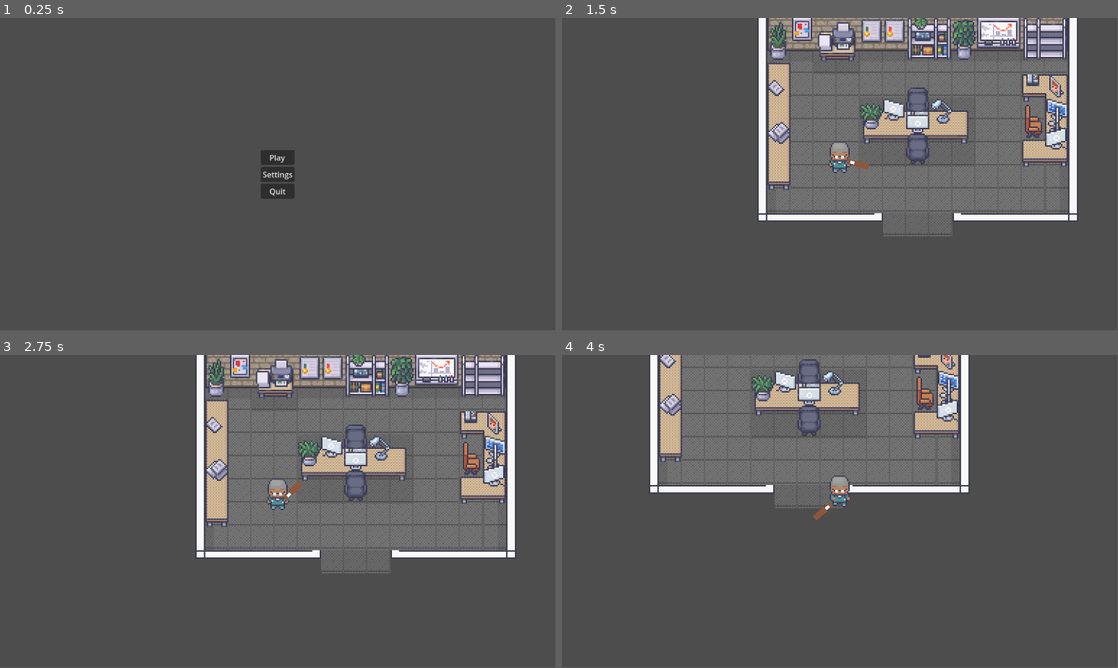
Above: before the commit, frames 1-4 (two rows, left to right).
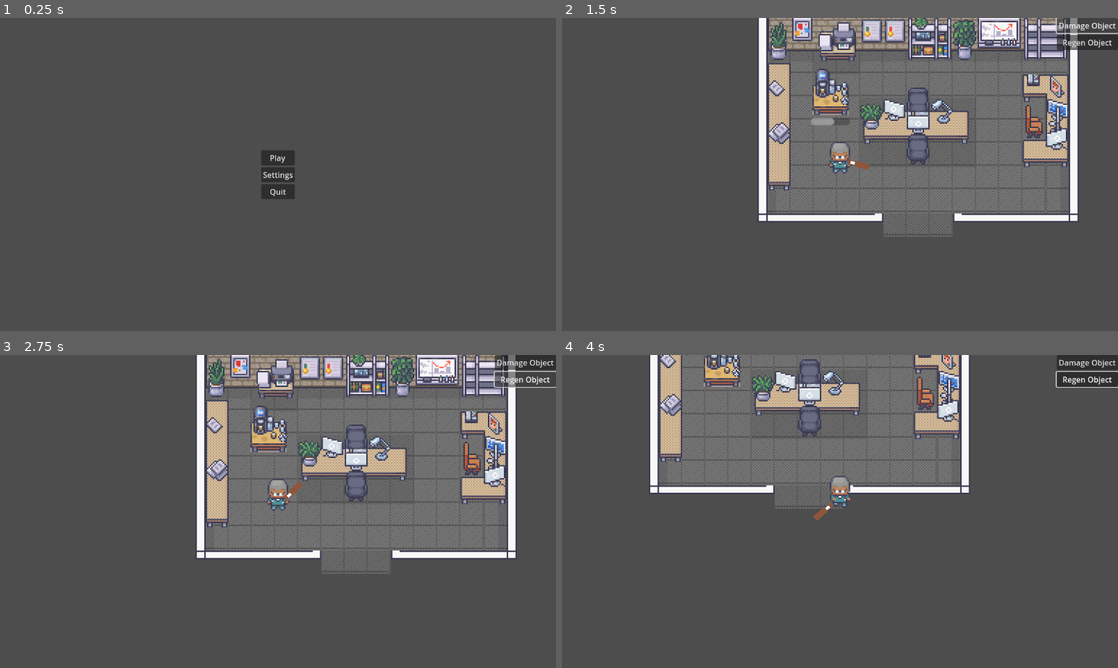
Above: after the commit, the same moments.

Repository: Towafius/AdroitGameJam
Game: Godot game, scene res://Scenes/Menu/MainMenu.tscn
The game is run twice, just before and just after one commit, with the same random seed, the same clock (stepped at 60 frames per second) and the same inputs.
Inputs (mouse positions are in pixels of both pictures, inside the frame that each line leads up to):
- Up to frame 1 (0.25 s): no input
- Up to frame 2 (1.5 s): click "Play" at 0.5 s; click (1084, 24) at 1.25 s, where only the run after the commit has a clickable "Damage Object"
- Up to frame 3 (2.75 s): click (522, 380) at 2 s, where only the run after the commit has a clickable "Regen Object"
- Up to frame 4 (4 s): move the mouse to (962, 495) at 2.77 s; press the mouse at (962, 495) at 2.78 s; hold D (move_right) 2.78-3.53 s; move the mouse to (728, 527) at 3.52 s; release the mouse at (728, 527) at 3.53 s; hold S (move_down) from 3.53 s (still down); click (728, 527) at 3.6 s
In our replay, the window is 799x449 before the commit and 800x450 after it. These sizes can differ from the game's own. Grey fills any space a smaller window leaves; there, only what the larger window draws over its background counts as a difference.

The runs differ from the first frame. In frame 1, 0.1% of the frame differs, in the area x 47-53%, y 43-57%; in frame 2, 5.0%, in the area x 35-100%, y 0-66%; in frame 3, 4.8%; in frame 4, 3.0%.

Commit message:
Weapon Stuff

Diff:
--- a/adriotgamejam2025/Scenes/Levels/TestWorld.tscn
+++ b/adriotgamejam2025/Scenes/Levels/TestWorld.tscn
@@ -1,7 +1,8 @@
-[gd_scene load_steps=3 format=4 uid="uid://bk18rhb6tyoa7"]
+[gd_scene load_steps=4 format=4 uid="uid://bk18rhb6tyoa7"]
 
 [ext_resource type="PackedScene" uid="uid://beiqmv6x223mi" path="res://Scenes/Player/player.tscn" id="1_nw68e"]
 [ext_resource type="TileSet" uid="uid://cqgnw2rd2kdmo" path="res://Art/TileSets/OfficeTileMap.tres" id="2_sr1yi"]
+[ext_resource type="PackedScene" uid="uid://jjhle048n1ei" path="res://Scenes/Objects/BreakableObject.tscn" id="3_w6hgi"]
 
 [node name="TestWorld" type="Node2D"]
 y_sort_enabled = true
@@ -32,3 +33,6 @@
 [node name="over over furniture" type="TileMapLayer" parent="."]
 tile_map_data = PackedByteArray("AAAHAAUAAQABAAgAAAAHAAYAAQABAAkAAAABAAAAAQAGAAwAAAABAAEAAQAGAA0AAAABAAIAAQAGAA4AAAA=")
 tile_set = ExtResource("2_sr1yi")
+
+[node name="BreakableObject" parent="." instance=ExtResource("3_w6hgi")]
+position = Vector2(59, 61)
--- a/adriotgamejam2025/Scenes/Objects/BreakableObject.tscn
+++ b/adriotgamejam2025/Scenes/Objects/BreakableObject.tscn
@@ -26,6 +26,8 @@
 height = 25.0
 
 [node name="BreakableObject" type="StaticBody2D"]
+collision_layer = 5
+collision_mask = 4
 script = ExtResource("1_6bgdp")
 
 [node name="UnbrokenSprite" type="Sprite2D" parent="."]
--- /dev/null
+++ b/adriotgamejam2025/Scenes/Player/attack_cast.gd
@@ -0,0 +1,11 @@
+extends RayCast2D
+
+func deal_damage() -> void:
+	if not is_colliding():
+		return
+	var collider = self.get_collider()
+	add_exception(self.get_collider())
+	if collider is BreakableObject:
+		collider.take_damage(50)
+		print(collider)
+	print("adding exception")
--- a/adriotgamejam2025/Scenes/Player/player.tscn
+++ b/adriotgamejam2025/Scenes/Player/player.tscn
@@ -1,10 +1,61 @@
-[gd_scene load_steps=20 format=3 uid="uid://beiqmv6x223mi"]
+[gd_scene load_steps=21 format=3 uid="uid://beiqmv6x223mi"]
 
 [ext_resource type="Script" uid="uid://co4mhxtf1ubni" path="res://Scenes/Player/player.gd" id="1_a3d8c"]
 [ext_resource type="Texture2D" uid="uid://t0c8wxdohox4" path="res://Assets/moderninteriors-win/16x16/Premade_Character_14.png" id="2_mtuoh"]
 [ext_resource type="Script" uid="uid://dgbgdpglom8q6" path="res://Scenes/Player/weapon.gd" id="3_mtuoh"]
 [ext_resource type="Texture2D" uid="uid://383pqc2hpso0" path="res://Art/bat.png" id="4_htcer"]
 
+[sub_resource type="Animation" id="Animation_htcer"]
+length = 0.001
+tracks/0/type = "value"
+tracks/0/imported = false
+tracks/0/enabled = true
+tracks/0/path = NodePath("PlayerSprite:frame")
+tracks/0/interp = 1
+tracks/0/loop_wrap = true
+tracks/0/keys = {
+"times": PackedFloat32Array(0),
+"transitions": PackedFloat32Array(1),
+"update": 1,
+"values": [0]
+}
+
+[sub_resource type="Animation" id="Animation_jlvik"]
+resource_name = "idle_down"
+length = 1.2
+loop_mode = 1
+step = 0.2
+tracks/0/type = "value"
+tracks/0/imported = false
+tracks/0/enabled = true
+tracks/0/path = NodePath("PlayerSprite:frame")
+tracks/0/interp = 1
+tracks/0/loop_wrap = true
+tracks/0/keys = {
+"times": PackedFloat32Array(0.01, 0.2, 0.4, 0.6, 0.8, 1),
+"transitions": PackedFloat32Array(1, 1, 1, 1, 1, 1),
+"update": 1,
+"values": [74, 75, 76, 77, 78, 79]
+}
+
+[sub_resource type="Animation" id="Animation_0u5uq"]
+resource_name = "idle_left"
+length = 1.2
+loop_mode = 1
+step = 0.2
+tracks/0/type = "value"
+tracks/0/imported = false
+tracks/0/enabled = true
+tracks/0/path = NodePath("PlayerSprite:frame")
+tracks/0/interp = 1
+tracks/0/loop_wrap = true
+tracks/0/keys = {
+"times": PackedFloat32Array(0.01, 0.2, 0.4, 0.6, 0.8, 1),
+"transitions": PackedFloat32Array(1, 1, 1, 1, 1, 1),
+"update": 1,
+"values": [68, 69, 70, 71, 72, 73]
+}
+
 [sub_resource type="Animation" id="Animation_mtuoh"]
 resource_name = "idle_right"
 length = 1.2
@@ -23,21 +74,6 @@
 "values": [56, 57, 58, 59, 60, 61]
 }
 
-[sub_resource type="Animation" id="Animation_htcer"]
-length = 0.001
-tracks/0/type = "value"
-tracks/0/imported = false
-tracks/0/enabled = true
-tracks/0/path = NodePath("PlayerSprite:frame")
-tracks/0/interp = 1
-tracks/0/loop_wrap = true
-tracks/0/keys = {
-"times": PackedFloat32Array(0),
-"transitions": PackedFloat32Array(1),
-"update": 1,
-"values": [0]
-}
-
 [sub_resource type="Animation" id="Animation_dd0ac"]
 resource_name = "idle_up"
 length = 1.2
@@ -56,40 +92,40 @@
 "values": [62, 63, 64, 65, 66, 67]
 }
 
-[sub_resource type="Animation" id="Animation_0u5uq"]
-resource_name = "idle_left"
-length = 1.2
-loop_mode = 1
-step = 0.2
-tracks/0/type = "value"
-tracks/0/imported = false
-tracks/0/enabled = true
-tracks/0/path = NodePath("PlayerSprite:frame")
-tracks/0/interp = 1
-tracks/0/loop_wrap = true
-tracks/0/keys = {
-"times": PackedFloat32Array(0.01, 0.2, 0.4, 0.6, 0.8, 1),
-"transitions": PackedFloat32Array(1, 1, 1, 1, 1, 1),
-"update": 1,
-"values": [68, 69, 70, 71, 72, 73]
-}
-
-[sub_resource type="Animation" id="Animation_jlvik"]
-resource_name = "idle_down"
-length = 1.2
-loop_mode = 1
-step = 0.2
-tracks/0/type = "value"
-tracks/0/imported = false
-tracks/0/enabled = true
-tracks/0/path = NodePath("PlayerSprite:frame")
-tracks/0/interp = 1
-tracks/0/loop_wrap = true
-tracks/0/keys = {
-"times": PackedFloat32Array(0.01, 0.2, 0.4, 0.6, 0.8, 1),
-"transitions": PackedFloat32Array(1, 1, 1, 1, 1, 1),
-"update": 1,
-"values": [74, 75, 76, 77, 78, 79]
+[sub_resource type="Animation" id="Animation_oikmp"]
+resource_name = "walk_down"
+length = 1.2
+loop_mode = 1
+step = 0.2
+tracks/0/type = "value"
+tracks/0/imported = false
+tracks/0/enabled = true
+tracks/0/path = NodePath("PlayerSprite:frame")
+tracks/0/interp = 1
+tracks/0/loop_wrap = true
+tracks/0/keys = {
+"times": PackedFloat32Array(0, 0.2, 0.4, 0.6, 0.8, 1),
+"transitions": PackedFloat32Array(1, 1, 1, 1, 1, 1),
+"update": 1,
+"values": [130, 131, 132, 133, 134, 135]
+}
+
+[sub_resource type="Animation" id="Animation_74mp2"]
+resource_name = "walk_left"
+length = 1.2
+loop_mode = 1
+step = 0.2
+tracks/0/type = "value"
+tracks/0/imported = false
+tracks/0/enabled = true
+tracks/0/path = NodePath("PlayerSprite:frame")
+tracks/0/interp = 1
+tracks/0/loop_wrap = true
+tracks/0/keys = {
+"times": PackedFloat32Array(0, 0.2, 0.4, 0.6, 0.8, 1),
+"transitions": PackedFloat32Array(1, 1, 1, 1, 1, 1),
+"update": 1,
+"values": [124, 125, 126, 127, 128, 129]
 }
 
 [sub_resource type="Animation" id="Animation_gk6dx"]
@@ -126,42 +162,6 @@
 "transitions": PackedFloat32Array(1, 1, 1, 1, 1, 1),
 "update": 1,
 "values": [118, 119, 120, 121, 122, 123]
-}
-
-[sub_resource type="Animation" id="Animation_74mp2"]
-resource_name = "walk_left"
-length = 1.2
-loop_mode = 1
-step = 0.2
-tracks/0/type = "value"
-tracks/0/imported = false
-tracks/0/enabled = true
-tracks/0/path = NodePath("PlayerSprite:frame")
-tracks/0/interp = 1
-tracks/0/loop_wrap = true
-tracks/0/keys = {
-"times": PackedFloat32Array(0, 0.2, 0.4, 0.6, 0.8, 1),
-"transitions": PackedFloat32Array(1, 1, 1, 1, 1, 1),
-"update": 1,
-"values": [124, 125, 126, 127, 128, 129]
-}
-
-[sub_resource type="Animation" id="Animation_oikmp"]
-resource_name = "walk_down"
-length = 1.2
-loop_mode = 1
-step = 0.2
-tracks/0/type = "value"
-tracks/0/imported = false
-tracks/0/enabled = true
-tracks/0/path = NodePath("PlayerSprite:frame")
-tracks/0/interp = 1
-tracks/0/loop_wrap = true
-tracks/0/keys = {
-"times": PackedFloat32Array(0, 0.2, 0.4, 0.6, 0.8, 1),
-"transitions": PackedFloat32Array(1, 1, 1, 1, 1, 1),
-"update": 1,
-"values": [130, 131, 132, 133, 134, 135]
 }
 
 [sub_resource type="AnimationLibrary" id="AnimationLibrary_oikmp"]
@@ -181,6 +181,25 @@
 radius = 3.0
 height = 8.0
 
+[sub_resource type="CapsuleShape2D" id="CapsuleShape2D_mtuoh"]
+radius = 3.0
+height = 24.0
+
+[sub_resource type="Animation" id="Animation_7g0yx"]
+length = 0.001
+tracks/0/type = "value"
+tracks/0/imported = false
+tracks/0/enabled = true
+tracks/0/path = NodePath("Sprite2D:rotation")
+tracks/0/interp = 1
+tracks/0/loop_wrap = true
+tracks/0/keys = {
+"times": PackedFloat32Array(0),
+"transitions": PackedFloat32Array(1),
+"update": 0,
+"values": [1.5708]
+}
+
 [sub_resource type="Animation" id="Animation_06tpx"]
 resource_name = "Swing"
 tracks/0/type = "value"
@@ -194,21 +213,6 @@
 "transitions": PackedFloat32Array(1, 1, 1),
 "update": 0,
 "values": [0.698132, 2.44346, 1.5708]
-}
-
-[sub_resource type="Animation" id="Animation_7g0yx"]
-length = 0.001
-tracks/0/type = "value"
-tracks/0/imported = false
-tracks/0/enabled = true
-tracks/0/path = NodePath("Sprite2D:rotation")
-tracks/0/interp = 1
-tracks/0/loop_wrap = true
-tracks/0/keys = {
-"times": PackedFloat32Array(0),
-"transitions": PackedFloat32Array(1),
-"update": 0,
-"values": [1.5708]
 }
 
 [sub_resource type="Animation" id="Animation_dey5f"]
@@ -255,11 +259,6 @@
 [node name="Camera2D" type="Camera2D" parent="."]
 zoom = Vector2(3, 3)
 
-[node name="RayCast2D" type="RayCast2D" parent="."]
-position = Vector2(0, -6)
-scale = Vector2(1, 1)
-target_position = Vector2(0, -15)
-
 [node name="WeaponPivot" type="Node2D" parent="."]
 y_sort_enabled = true
 position = Vector2(0, -6)
@@ -271,8 +270,13 @@
 texture = ExtResource("4_htcer")
 offset = Vector2(-0.209397, -8)
 
-[node name="Marker2D" type="Marker2D" parent="WeaponPivot/Sprite2D"]
-position = Vector2(-2.18557e-07, -20)
+[node name="AttackArea" type="Area2D" parent="WeaponPivot/Sprite2D"]
+collision_layer = 4
+collision_mask = 4
+
+[node name="CollisionShape2D" type="CollisionShape2D" parent="WeaponPivot/Sprite2D/AttackArea"]
+position = Vector2(-0.209414, -5)
+shape = SubResource("CapsuleShape2D_mtuoh")
 
 [node name="WeaponAnimator" type="AnimationPlayer" parent="WeaponPivot"]
 libraries = {
--- a/adriotgamejam2025/Scenes/Player/weapon.gd
+++ b/adriotgamejam2025/Scenes/Player/weapon.gd
@@ -2,10 +2,7 @@
 
 @onready var weapon_animator: AnimationPlayer = $WeaponAnimator
 @onready var attack_timer: Timer = $Attack_Timer
-@onready var ray_cast_2d: RayCast2D = $"../RayCast2D"
-@onready var marker_2d: Marker2D = $Sprite2D/Marker2D
-
-
+@onready var attack_area: Area2D = $Sprite2D/AttackArea
 
 enum Attacks{
 	swing,
@@ -14,6 +11,8 @@
 
 var last_attack:int=-1
 var can_attack:bool = true
+var is_attacking := false
+var attack_exceptions = []
 
 # Called when the node enters the scene tree for the first time.
 func _ready() -> void:
@@ -22,11 +21,10 @@
 
 # Called every frame. 'delta' is the elapsed time since the previous frame.
 func _process(delta: float) -> void:
-	ray_cast_2d.target_position = marker_2d.global_position-self.global_position
-	print(self.global_position-marker_2d.global_position)
 	look_at(get_global_mouse_position())
 
 	if Input.is_action_pressed("attack") && can_attack:
+		is_attacking = true
 		if(last_attack != Attacks.swing):
 			last_attack = Attacks.swing
 			weapon_animator.play("Swing")
@@ -34,8 +32,23 @@
 			last_attack = Attacks.swing2
 			weapon_animator.play("Swing_2")
 		attack_timer.start()
+		attack_exceptions = []
 		can_attack = false
+
+	_handle_attack_frame()
+
+func _handle_attack_frame():
+	if !is_attacking:
+		return
+	for body in attack_area.get_overlapping_bodies():
+		if body is BreakableObject:
+			if !(body in attack_exceptions):
+				print("damage dealt")
+				body.take_damage(50)
+				attack_exceptions.append(body)
+
 
 
 func _on_attack_timer_timeout() -> void:
 	can_attack = true
+	is_attacking = false
--- a/adriotgamejam2025/project.godot
+++ b/adriotgamejam2025/project.godot
@@ -14,6 +14,11 @@
 run/main_scene="uid://d2a6gkcab6xxj"
 config/features=PackedStringArray("4.4", "Forward Plus")
 config/icon="res://Art/icon.svg"
+
+[display]
+
+window/stretch/mode="viewport"
+window/stretch/aspect="expand"
 
 [input]
 
@@ -50,6 +55,7 @@
 [layer_names]
 
 2d_physics/layer_1="Environment"
+2d_physics/layer_3="Breakables"
 
 [rendering]
 
Not shown, added: adriotgamejam2025/Scenes/Player/attack_cast.gd.uid
